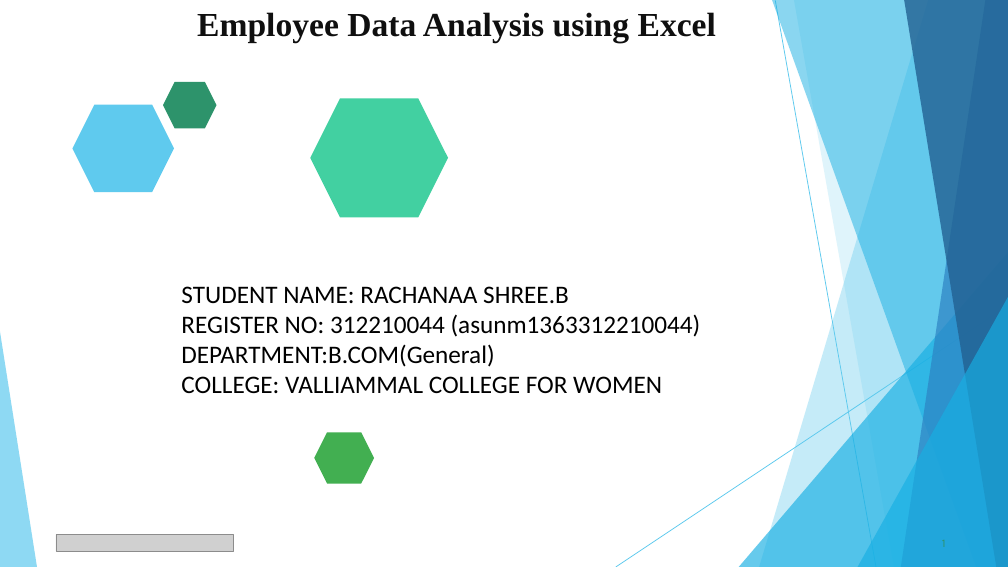
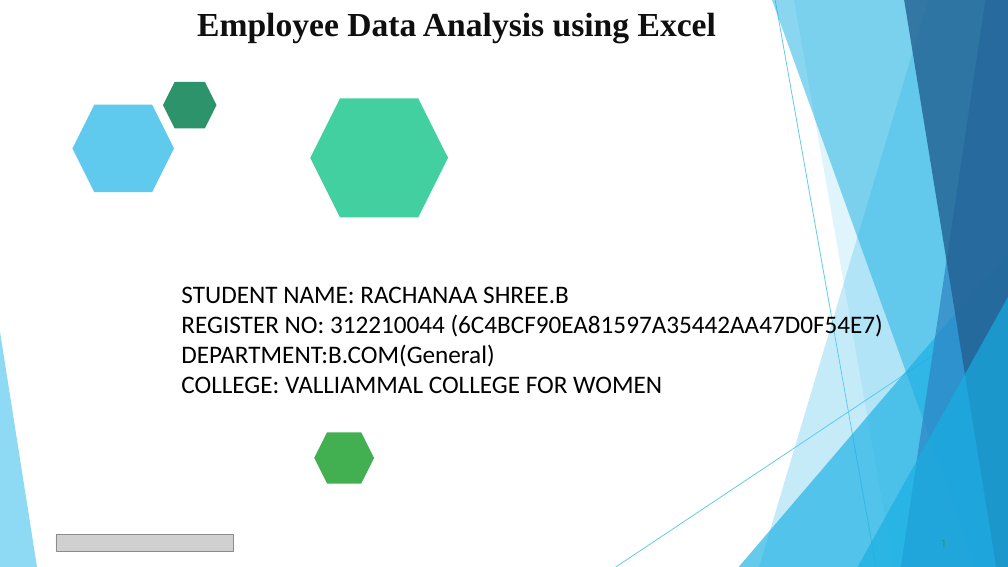
Before and after one commit to Rachanaa143/TNSDC-Data-Analytics, a slide deck: slide 1 of rachanaa .(ppt).pptx. Drawn at 1008x567 pixels with LibreOffice and Linux fonts; fonts in the diff are those of the drawing; grey boxes stand for pictures. Boxes give left, top, right and bottom in pixels: in the first picture for what was removed or moved away, otherwise in the second. Text is boxed around its words. In the diff, an @@ line names an element or a change of style, - is before the commit and + after.

```diff
--- a/rachanaa .(ppt).pptx
+++ b/rachanaa .(ppt).pptx
@@ text at <box>181,312,883,339</box>: text changed @@
-REGISTER NO: 312210044 (asunm1363312210044)
+REGISTER NO: 312210044 (6C4BCF90EA81597A35442AA47D0F54E7)
```
